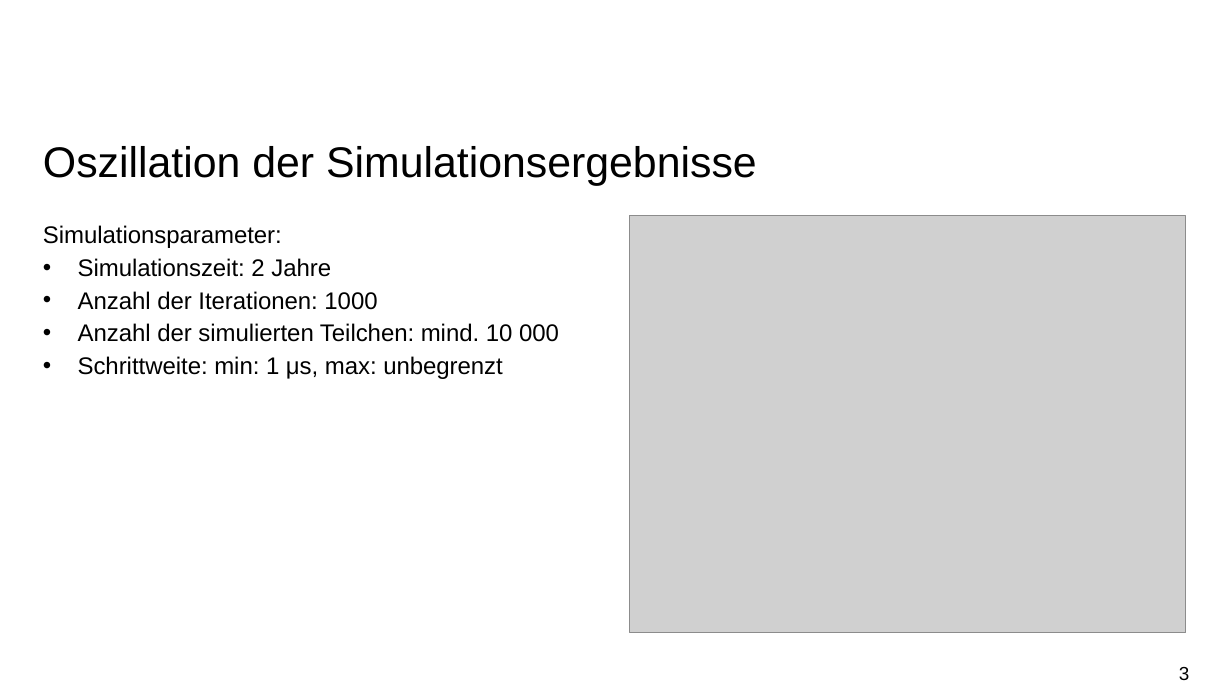
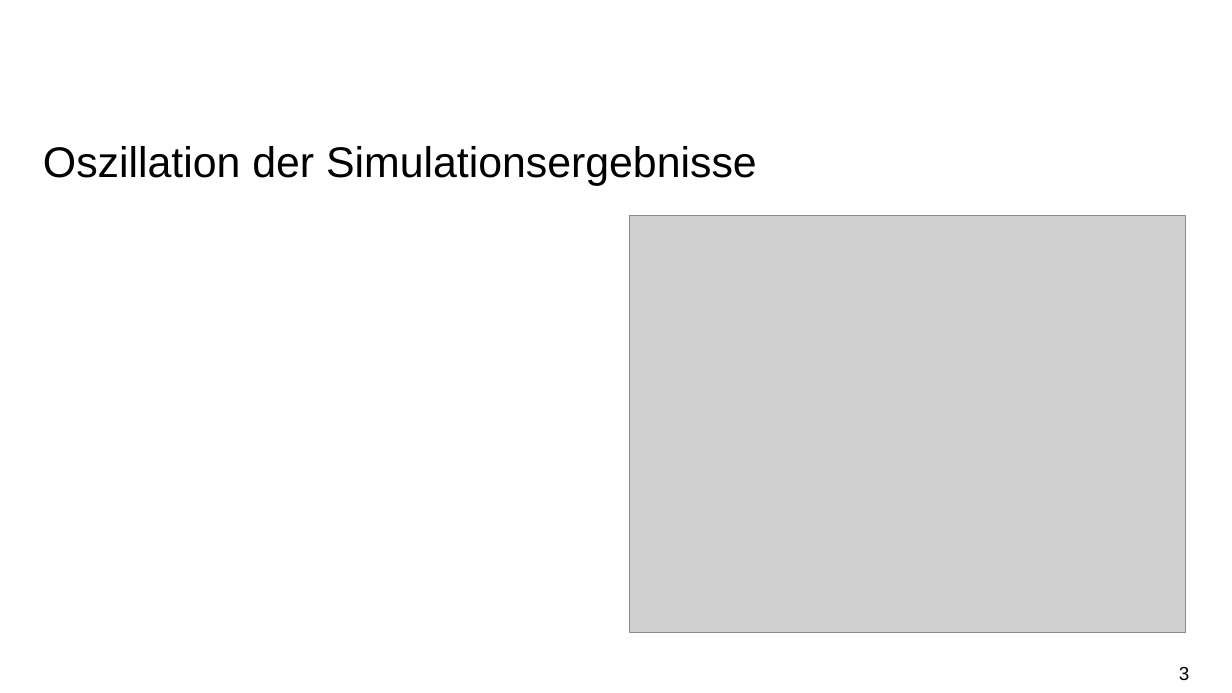
Before and after one commit to rudolf-schoenmann/ContaminationFlow, a slide deck: slide 3 of Bericht/Abschlusspresentation.pptx. Drawn at 1232x693 pixels with LibreOffice and Linux fonts; fonts in the diff are those of the drawing; grey boxes stand for pictures; background and template pictures are left out. Boxes give left, top, right and bottom in pixels: in the first picture for what was removed or moved away, otherwise in the second. Text is boxed around its words. In the diff, an @@ line names an element or a change of style, - is before the commit and + after.

```diff
--- a/Bericht/Abschlusspresentation.pptx
+++ b/Bericht/Abschlusspresentation.pptx
@@ text removed at [43,225,559,379] @@
-Simulationsparameter:
-• Simulationszeit: 2 Jahre
-• Anzahl der Iterationen: 1000
-• Anzahl der simulierten Teilchen: mind. 10 000
-• Schrittweite: min: 1 μs, max: unbegrenzt
```
Also in this commit, not shown: 4 other slides changed, 3 slides added, 3 slides removed, 29 other files.
